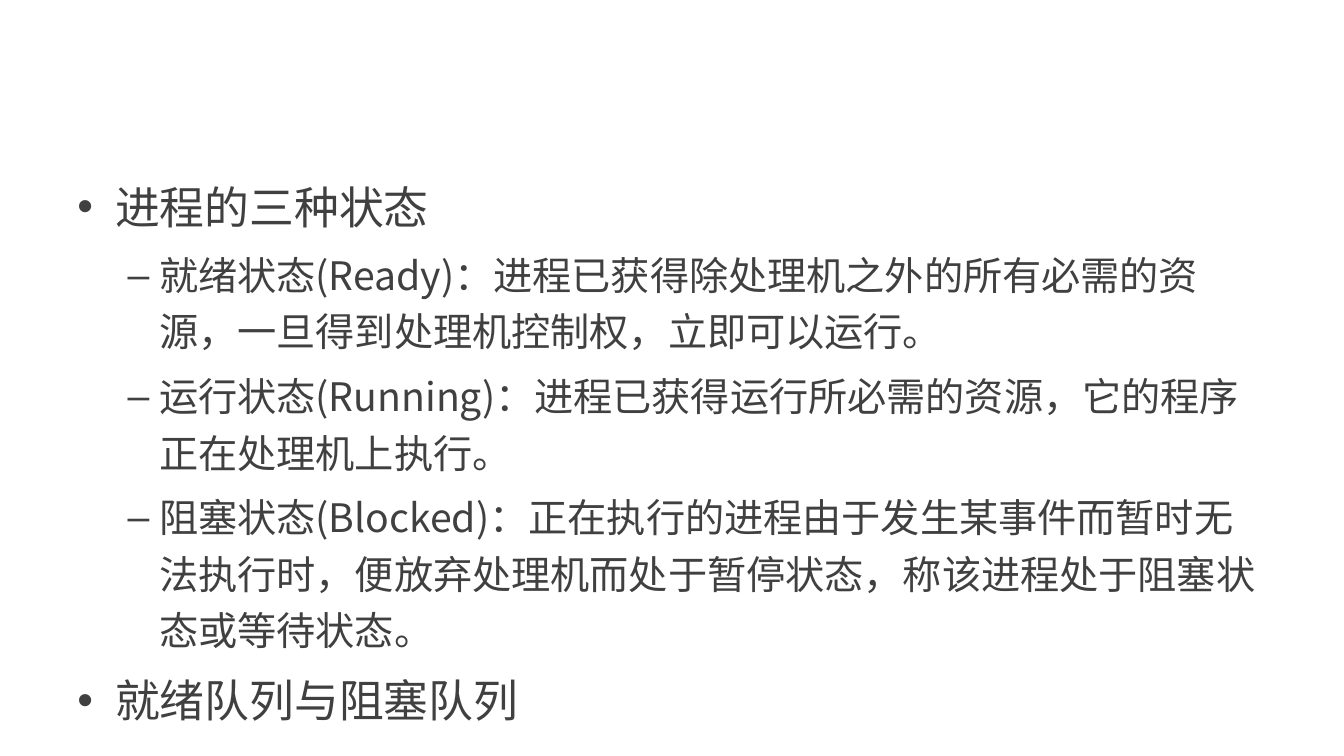
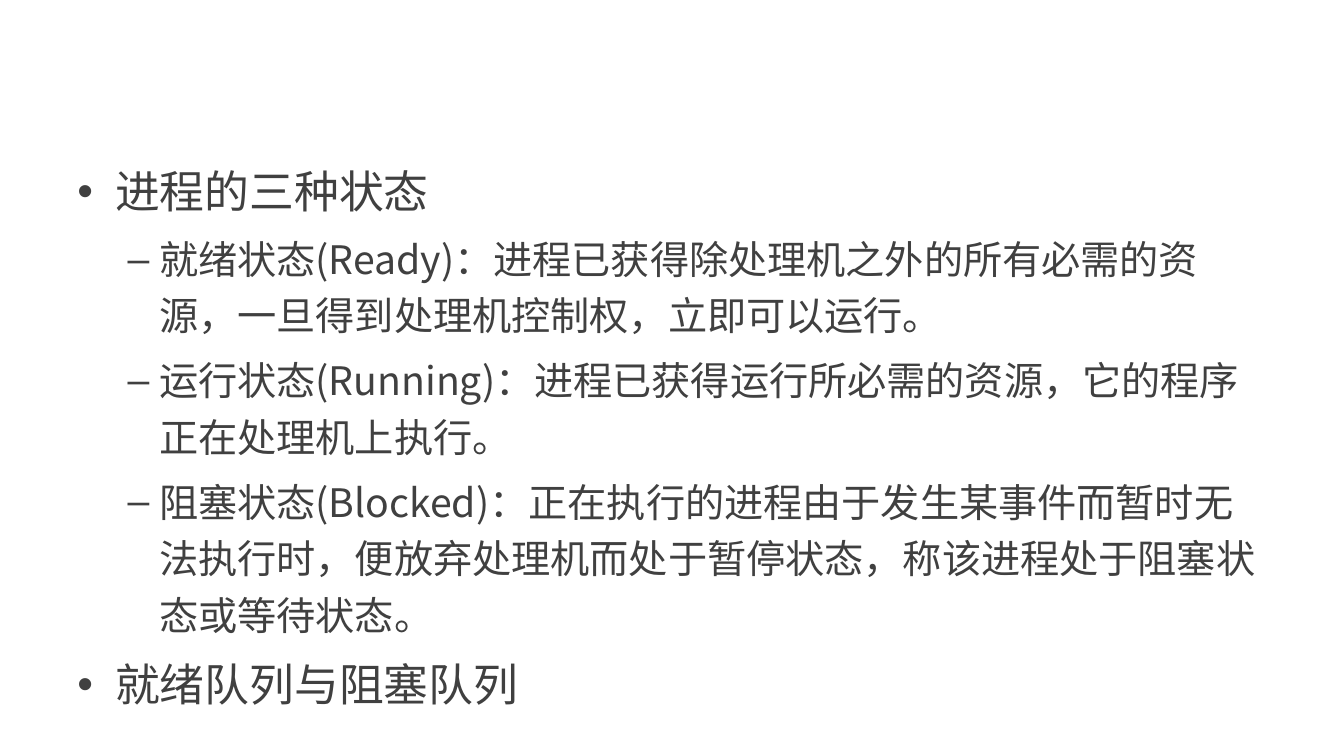
Before and after one commit to edu2act/course-computerIntroduction, a slide deck: slide 20 of materials/slides/ch05.pptx (slide 19 before the commit). Drawn at 1344x756 pixels with LibreOffice and Linux fonts; fonts in the diff are those of the drawing; background and template pictures are left out. Boxes give left, top, right and bottom in pixels: in the first picture for what was removed or moved away, otherwise in the second. Text is boxed around its words. In the diff, an @@ line names an element or a change of style, - is before the commit and + after.

```diff
--- a/materials/slides/ch05.pptx
+++ b/materials/slides/ch05.pptx
@@ text "进程的三种状态": place and size @@
-text "进程的三种状态" at box(115, 257, 1255, 721)
+text "进程的三种状态" at box(115, 241, 1255, 705)
```
Also in this commit, not shown: 15 other slides changed, 17 slides added, 1 slide removed, 1 other file.
